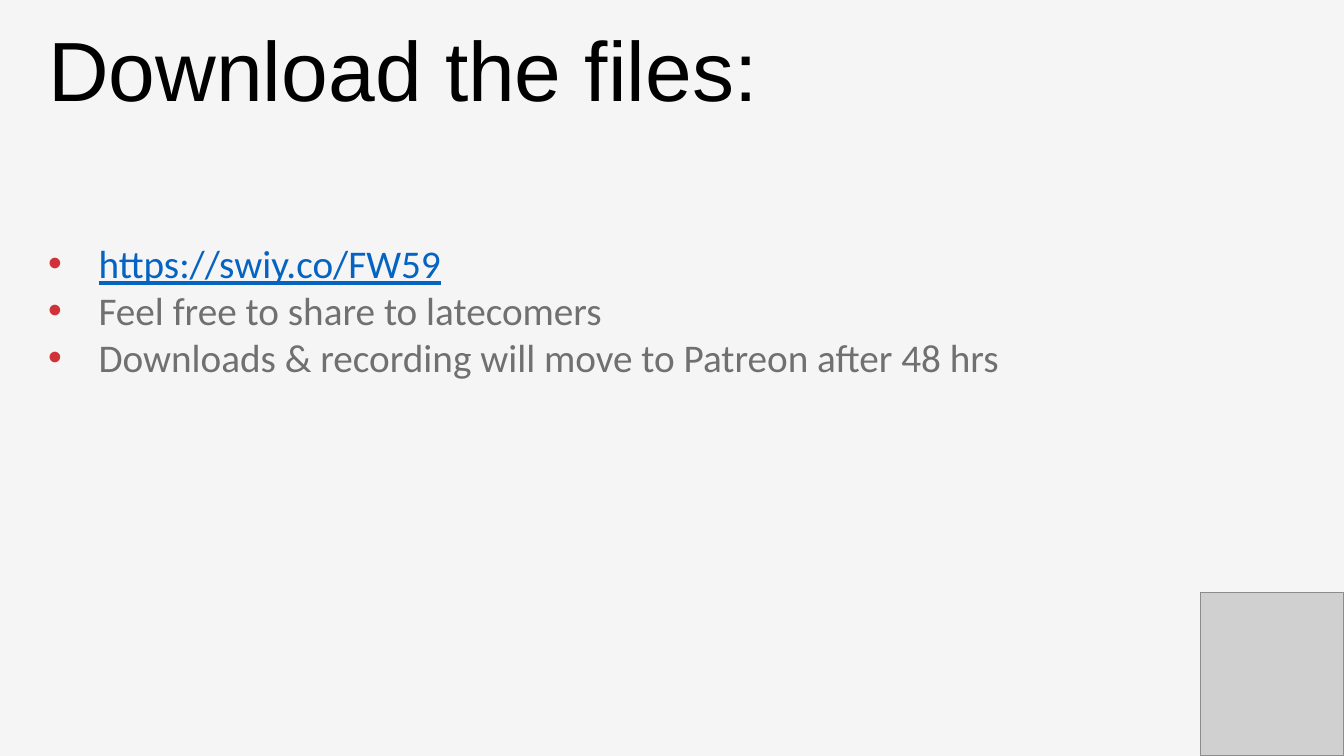
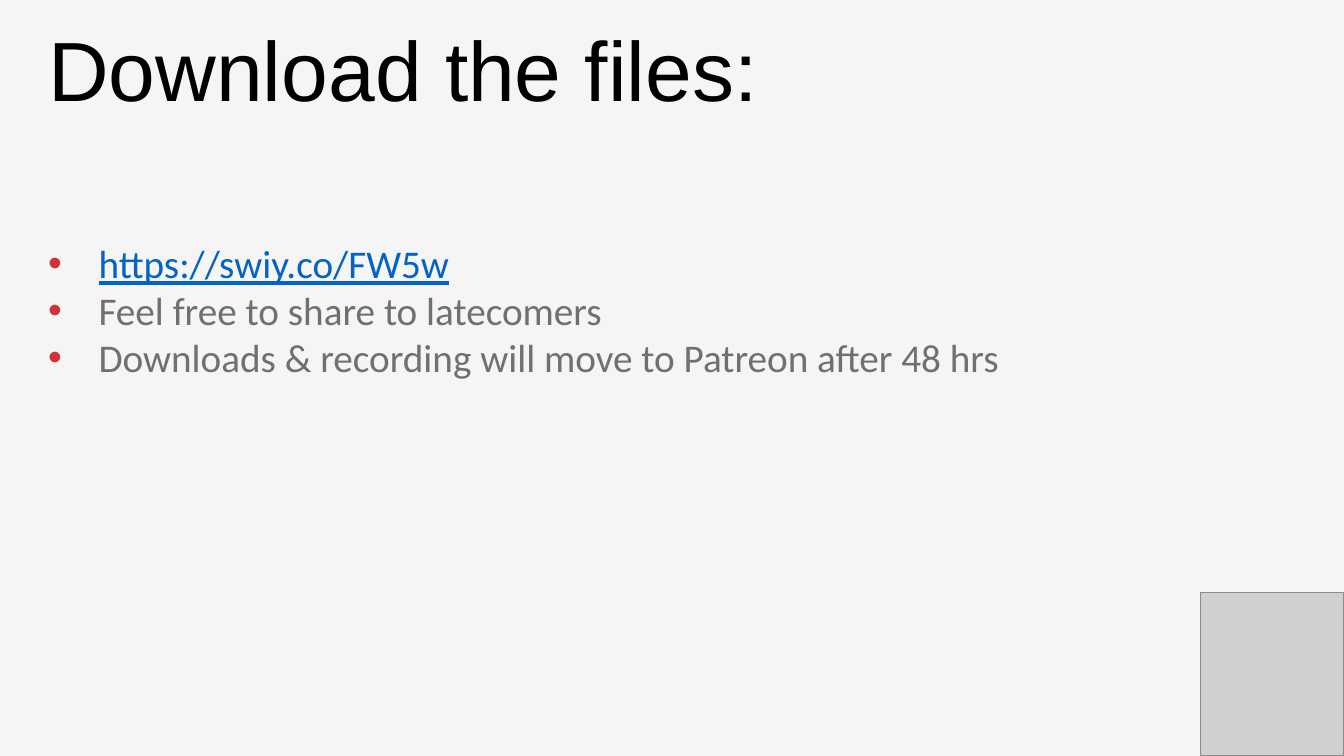
Before and after one commit to stringfestdata/eda-in-excel-webinar, a slide deck: slide 4 of eda-in-excel-slides.pptx. Drawn at 1344x756 pixels with LibreOffice and Linux fonts; fonts in the diff are those of the drawing; grey boxes stand for pictures. Boxes give left, top, right and bottom in pixels: in the first picture for what was removed or moved away, otherwise in the second. Text is boxed around its words. In the diff, an @@ line names an element or a change of style, - is before the commit and + after.

```diff
--- a/eda-in-excel-slides.pptx
+++ b/eda-in-excel-slides.pptx
@@ text at [99, 250, 449, 285]: text changed @@
-• https://swiy.co/FW59
+• https://swiy.co/FW5w
```
Also in this commit, not shown: 2 other slides changed.
